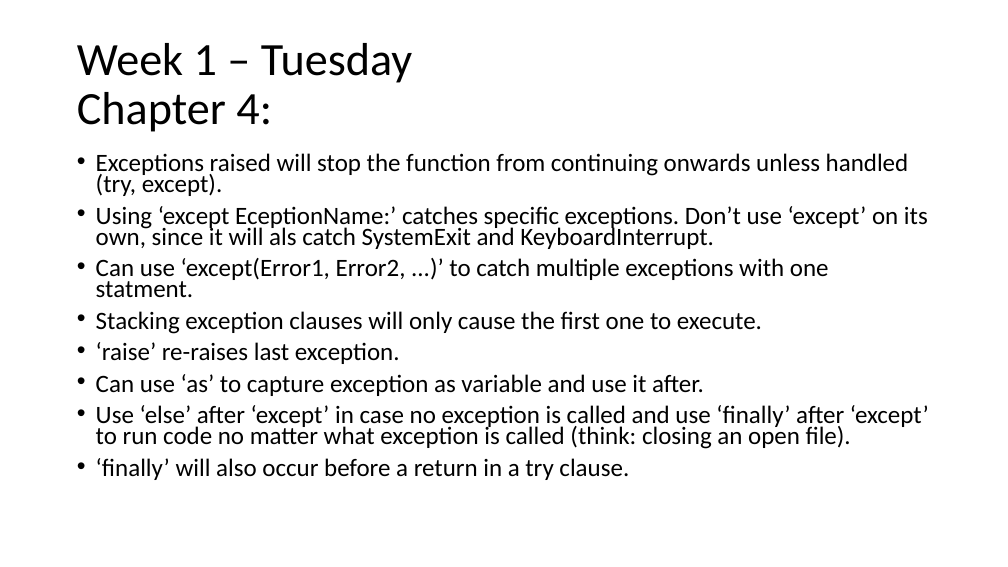
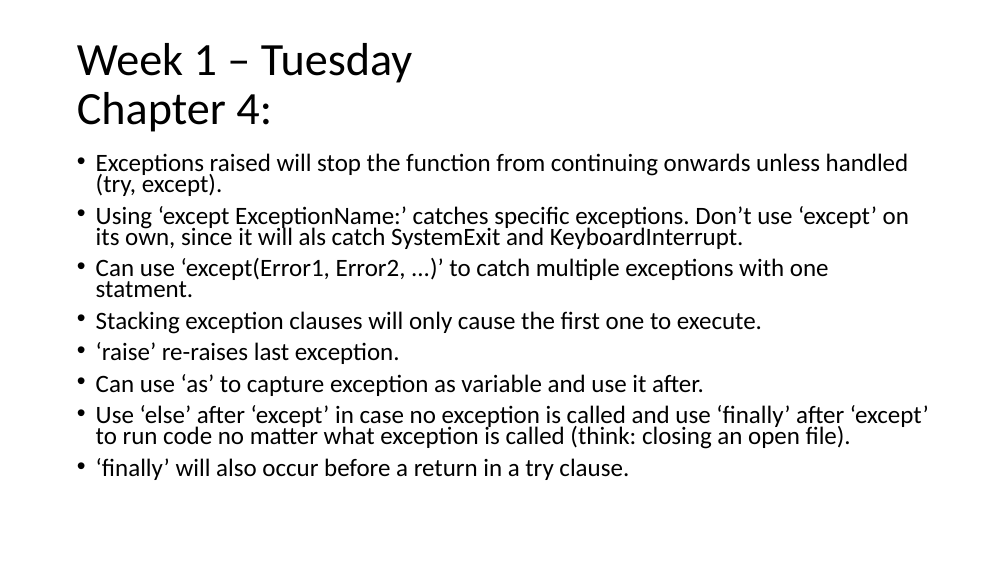
Before and after one commit to lamersfa/Python-Training-wk2226, a slide deck: slide 6 of Information learned during Python training.pptx. Drawn at 1008x567 pixels with LibreOffice and Linux fonts; fonts in the diff are those of the drawing. Boxes give left, top, right and bottom in pixels: in the first picture for what was removed or moved away, otherwise in the second. Text is boxed around its words. In the diff, an @@ line names an element or a change of style, - is before the commit and + after.

Commit message:
Updated the power-point. Exercises will follow after.

```diff
--- a/Information learned during Python training.pptx
+++ b/Information learned during Python training.pptx
@@ text at (96, 206, 909, 249): text changed @@
-• Using ‘except EceptionName:’ catches specific exceptions. Don’t use ‘except’ on its own, since it will als catch SystemExit and KeyboardInterrupt.
+• Using ‘except ExceptionName:’ catches specific exceptions. Don’t use ‘except’ on its own, since it will als catch SystemExit and KeyboardInterrupt.
```
Also in this commit, not shown: 3 slides added, 3 other files.
